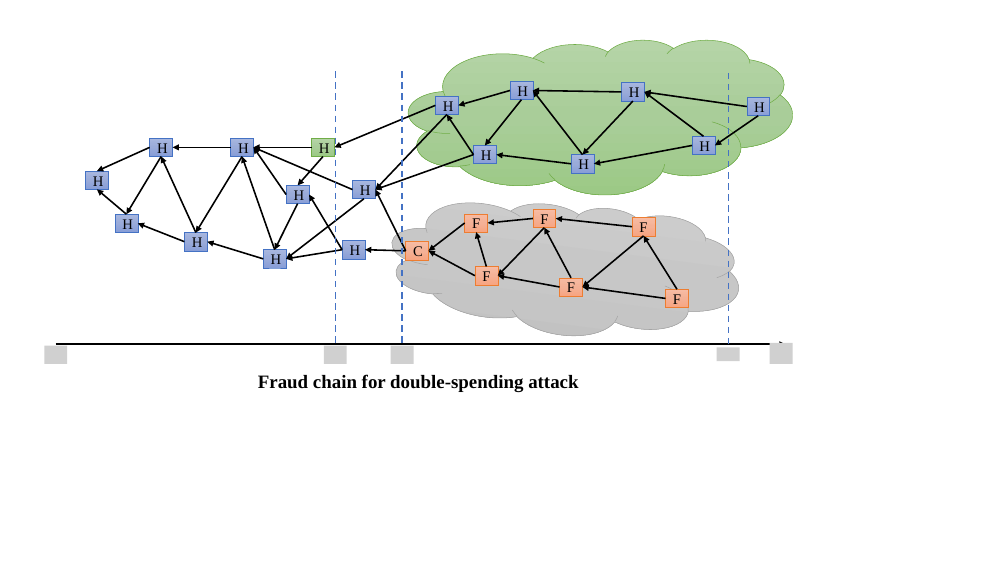
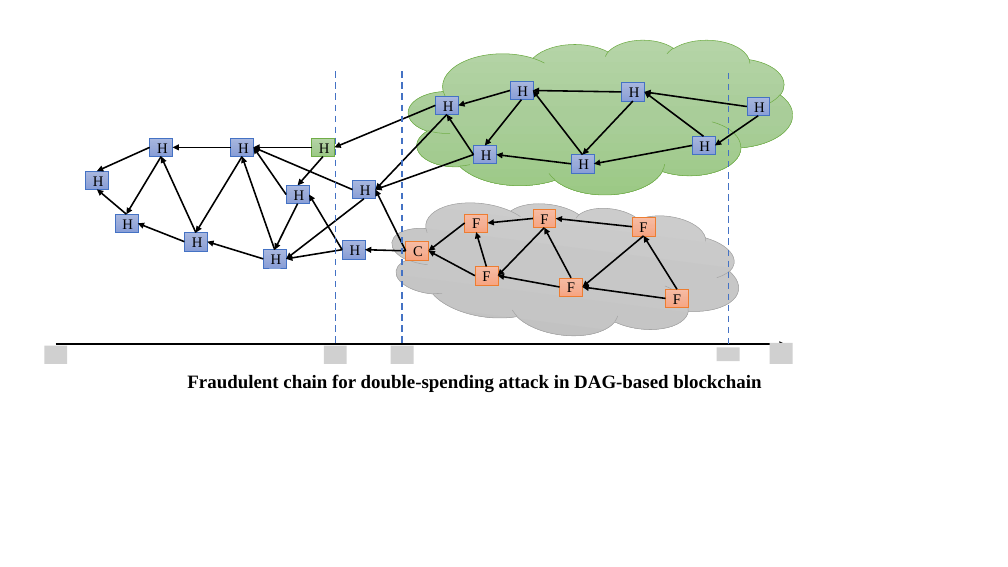
Before and after one commit to LiZhang2021/Blockchain, a slide deck: slide 2 of DAG-Based Blockchain in Wireless Network/pics/Figures.pptx. Drawn at 1008x567 pixels with LibreOffice and Linux fonts; fonts in the diff are those of the drawing; grey boxes stand for pictures. Boxes give left, top, right and bottom in pixels: in the first picture for what was removed or moved away, otherwise in the second. Text is boxed around its words. In the diff, an @@ line names an element or a change of style, - is before the commit and + after.

```diff
--- a/DAG-Based Blockchain in Wireless Network/pics/Figures.pptx
+++ b/DAG-Based Blockchain in Wireless Network/pics/Figures.pptx
@@ text at box(187, 374, 761, 392): text changed @@
-Fraud chain for double-spending attack
+Fraudulent chain for double-spending attack in DAG-based blockchain
```
Also in this commit, not shown: 8 other files.
